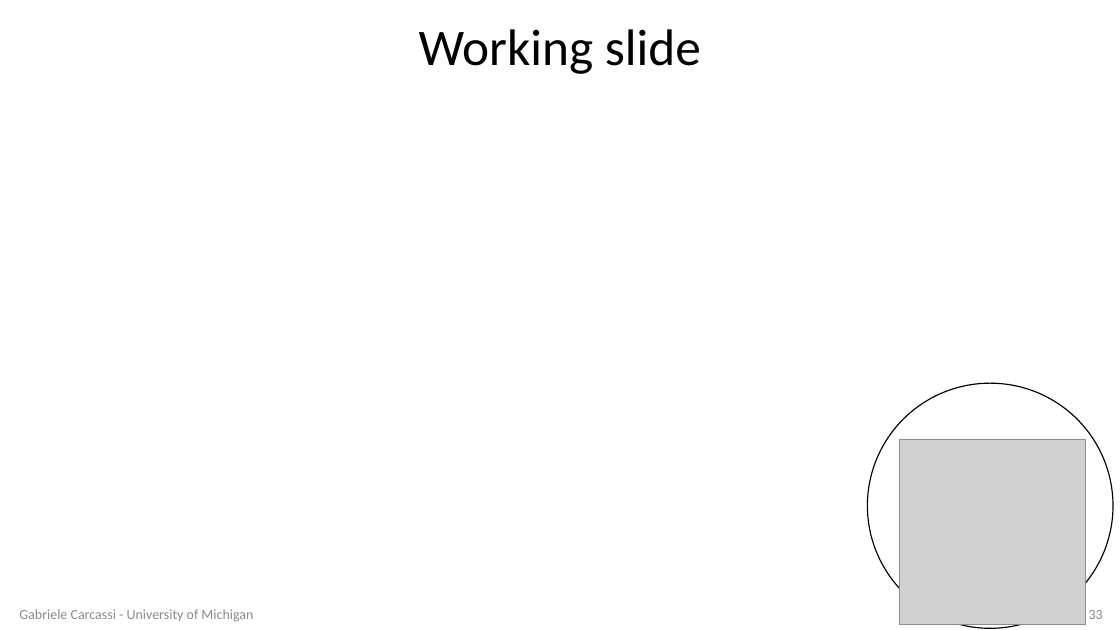
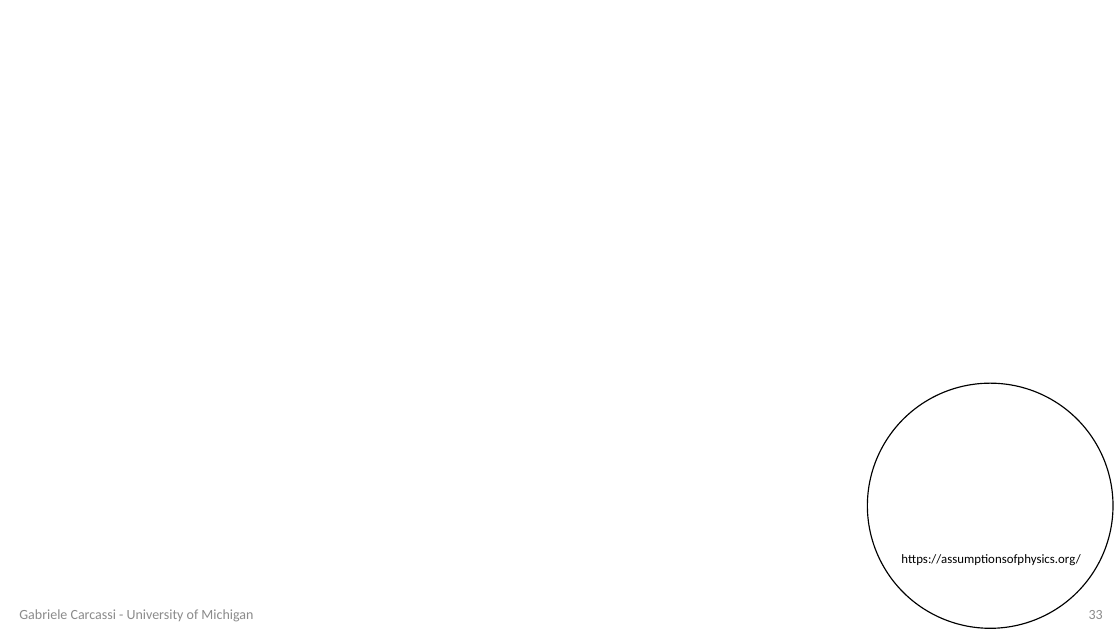
Before and after one commit to assumptionsofphysics/assumptionsofphysics.github.io, a slide deck: slide 33 of presentations/20260617-Foundations2026.pptx. Drawn at 1120x630 pixels with LibreOffice and Linux fonts; fonts in the diff are those of the drawing; grey boxes stand for pictures; background and template pictures are left out. Boxes give left, top, right and bottom in pixels: in the first picture for what was removed or moved away, otherwise in the second. Text is boxed around its words. In the diff, an @@ line names an element or a change of style, - is before the commit and + after.

```diff
--- a/presentations/20260617-Foundations2026.pptx
+++ b/presentations/20260617-Foundations2026.pptx
@@ title removed at (419,29,701,74) @@
-Working slide
@@ picture removed at (900,439,1086,625) @@
```
Also in this commit, not shown: 1 slide removed, 1 other file.
